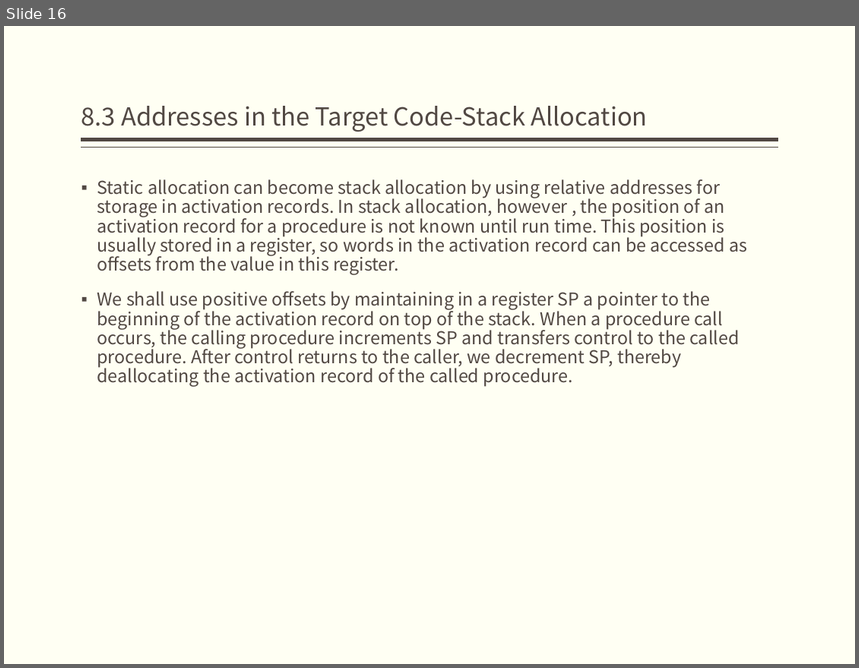
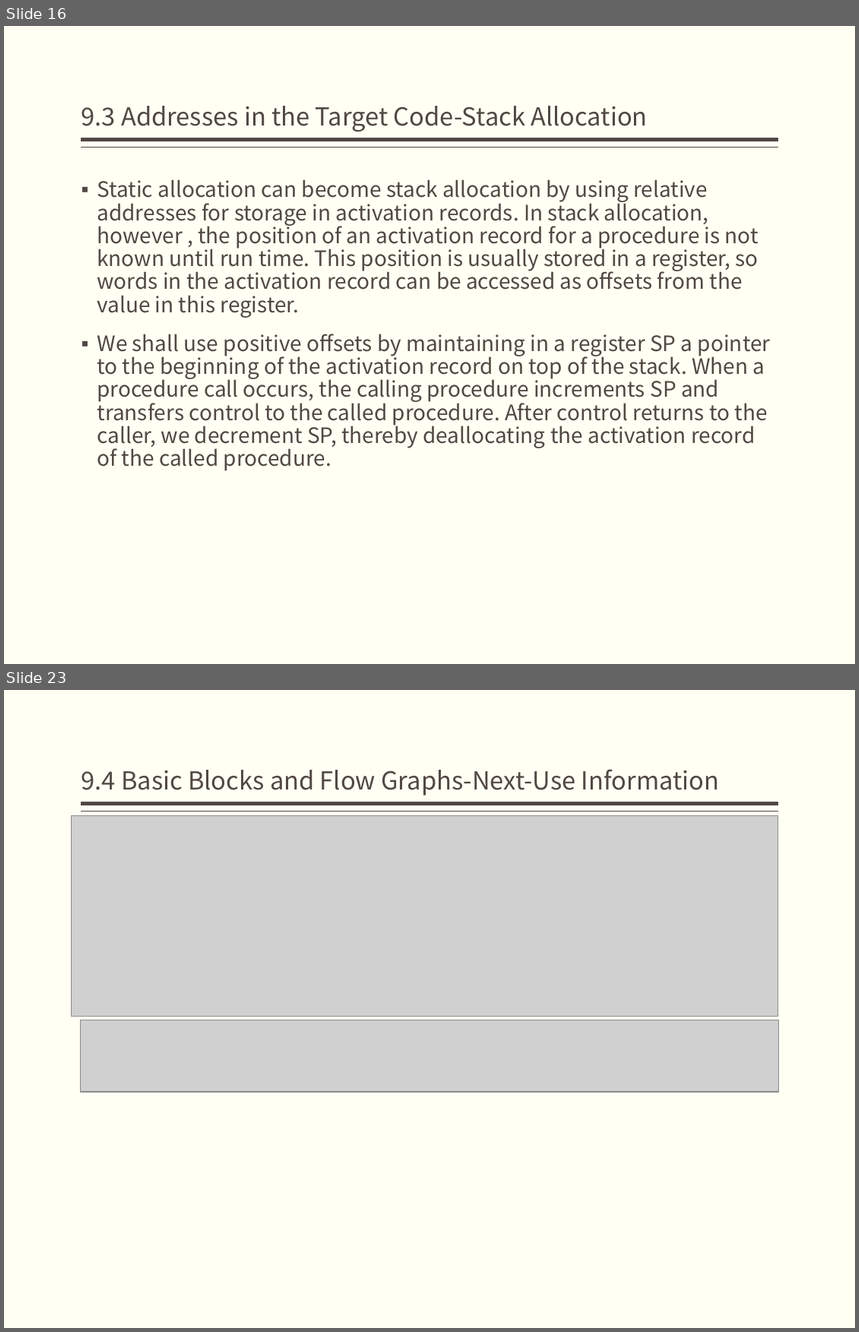
Before and after one commit to jz81/jz81.github.io, a slide deck: course/compiler/lecture/(Spring2020)Lecture9.pptx. Shown one above the other, each under a label of ours: slide 16 before the commit, slides 16 and 23 after it; the slides between them are not shown. The pictures are 859x668 and 859x1332 pixels, drawn with LibreOffice and Linux fonts; fonts in the diff are those of the drawing; grey boxes stand for pictures. Boxes give left, top, right and bottom in pixels: in the first picture for what was removed or moved away, otherwise in the second. Text is boxed around its words. In the diff, an @@ line names an element or a change of style, - is before the commit and + after.

```diff
--- a/course/compiler/lecture/(Spring2020)Lecture9.pptx
+++ b/course/compiler/lecture/(Spring2020)Lecture9.pptx
@@ slide 23 added at (4,690,855,1328), background #FFFFF3; not listed: 2 template elements that a slide beside it also shows @@
@@ title added at (82,769,719,796), 21 pt, text #514843 @@
+9.4 Basic Blocks and Flow Graphs-Next-Use Information
@@ picture added at (71,815,778,1016) @@
@@ picture added at (81,1021,779,1092) @@
@@ slide 16 changed as well @@
@@ title at (82,106,648,132): text changed @@
-8.3 Addresses in the Target Code-Stack Allocation
+9.3 Addresses in the Target Code-Stack Allocation
@@ text "Static allocation can become stack ..." at (97,180,771,471): size 15 to 18 pt @@
```
Also in this commit, not shown: 8 other slides changed, 10 other slides added.
